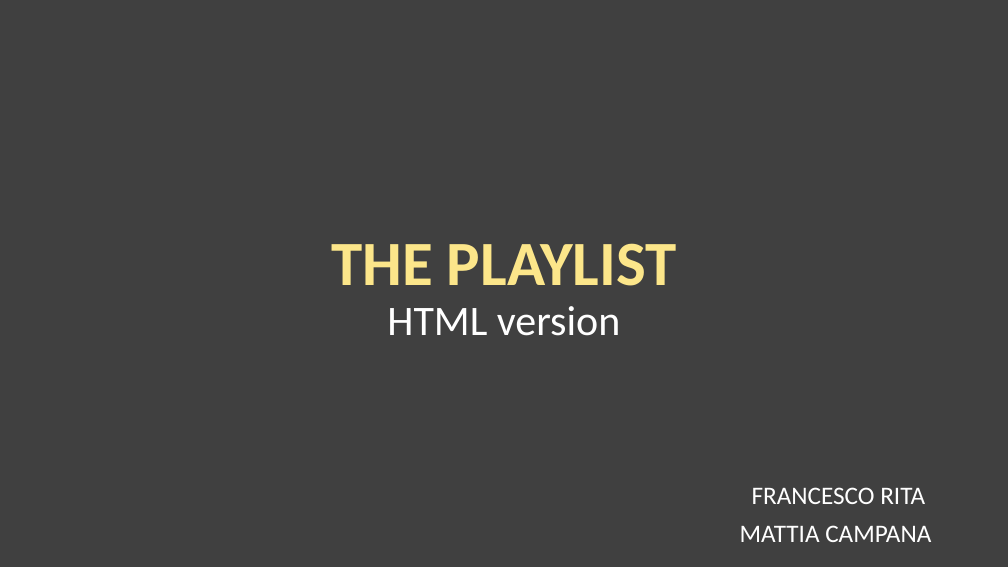
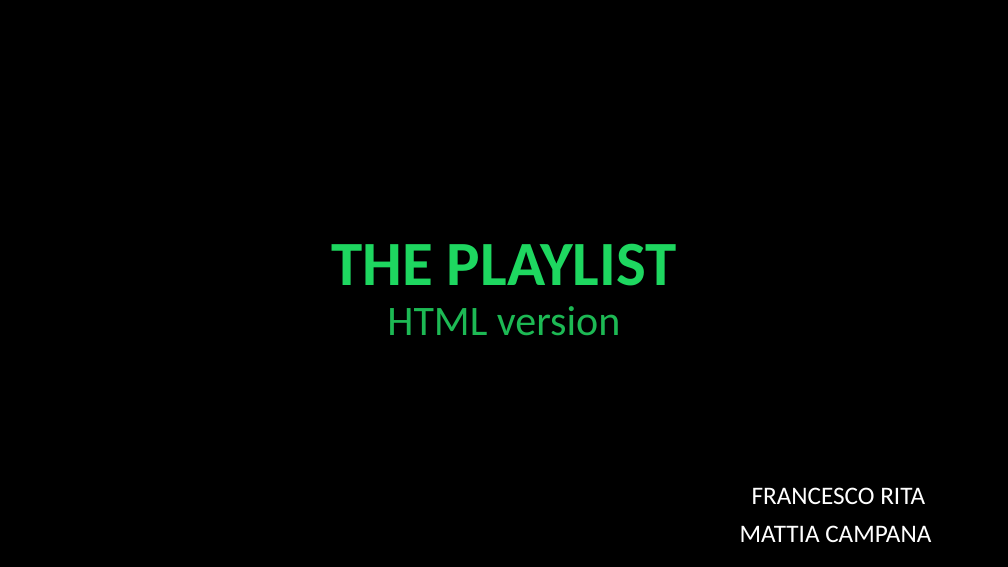
Before and after one commit to campanamattia/tiw.project-html, a slide deck: slide 1 of delivers/THE PLAYLIST.pptx. Drawn at 1008x567 pixels with LibreOffice and Linux fonts; fonts in the diff are those of the drawing. Boxes give left, top, right and bottom in pixels: in the first picture for what was removed or moved away, otherwise in the second. Text is boxed around its words. In the diff, an @@ line names an element or a change of style, - is before the commit and + after.

Commit message:
home html

```diff
--- a/delivers/THE PLAYLIST.pptx
+++ b/delivers/THE PLAYLIST.pptx
@@ background #404040 to #000000 @@
@@ title "THE PLAYLIST HTML version" at (331,243,677,336): text colour #FCE68A to #1ED760 in "THE PLAYLIST"; text colour #FFFFFF to #1DB954 in "HTML version" @@
```
Also in this commit, not shown: 2 other slides changed, 10 slides added, 1 slide removed, 1 other file.
